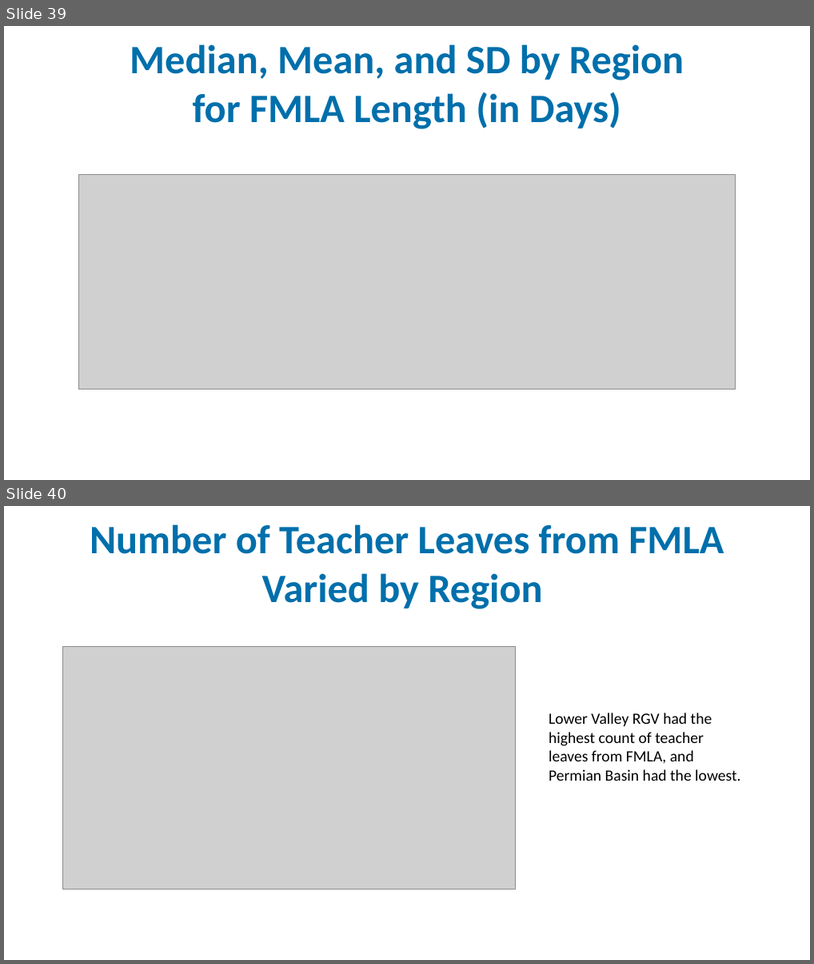
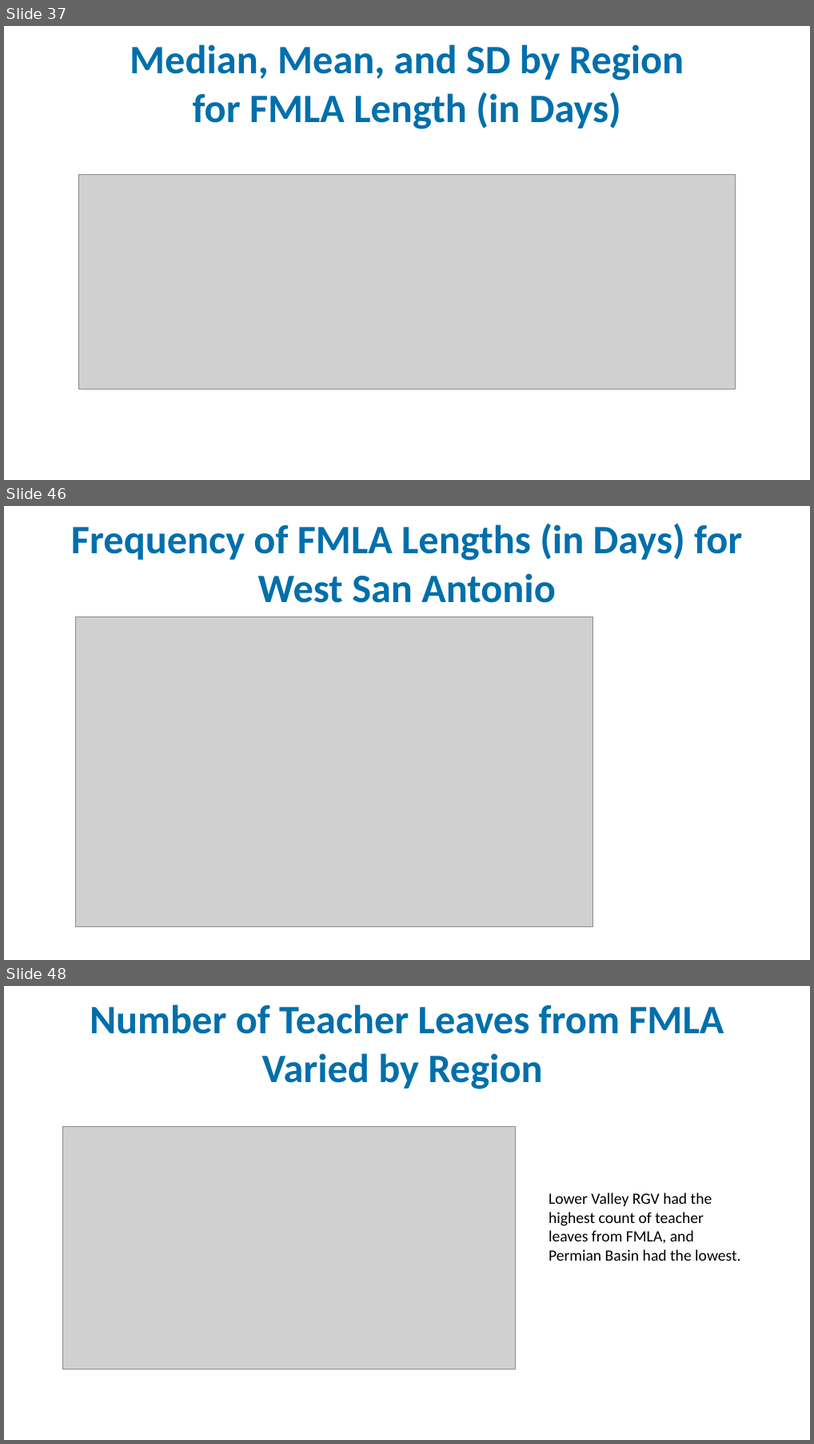
Before and after one commit to idea-analytics/Staffing_Trends_Performance_Vacancies, a slide deck: graphs/Staffing_Part1_23-24_preliminary_report.pptx. Shown one above the other, each under a label of ours: slides 39 and 40 before the commit, slides 37, 46 and 48 after it; the slides between them are not shown. The pictures are 814x964 and 814x1444 pixels, drawn with LibreOffice and Linux fonts; fonts in the diff are those of the drawing; grey boxes stand for pictures; background and template pictures are left out. Boxes give left, top, right and bottom in pixels: in the first picture for what was removed or moved away, otherwise in the second. Text is boxed around its words. In the diff, an @@ line names an element or a change of style, - is before the commit and + after.

Commit message:
updated histograms
regional histograms for FMLA

```diff
--- a/graphs/Staffing_Part1_23-24_preliminary_report.pptx
+++ b/graphs/Staffing_Part1_23-24_preliminary_report.pptx
@@ slide 46 added at box(4, 506, 810, 960), background picture (left out) @@
@@ title added at box(71, 524, 742, 603), 36 pt, text #006FAB, bold @@
+Frequency of FMLA Lengths (in Days) for West San Antonio
@@ picture added at box(75, 617, 593, 927) @@
@@ what was slide 39 is now slide 37 @@
@@ what was slide 40 is now slide 48 @@
```
Also in this commit, not shown: 2 slides changed, 9 other slides added, 2 other files.
